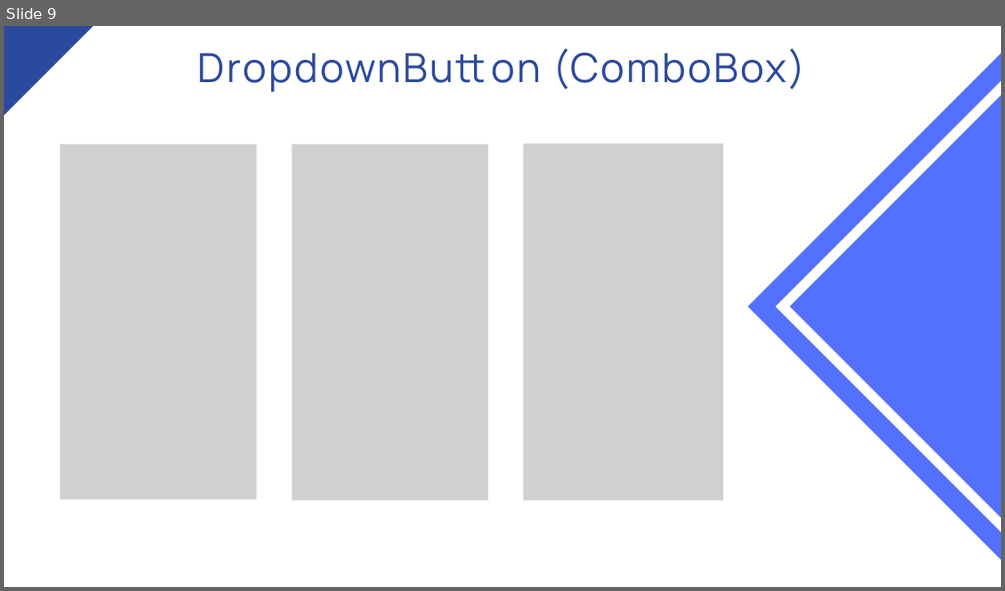
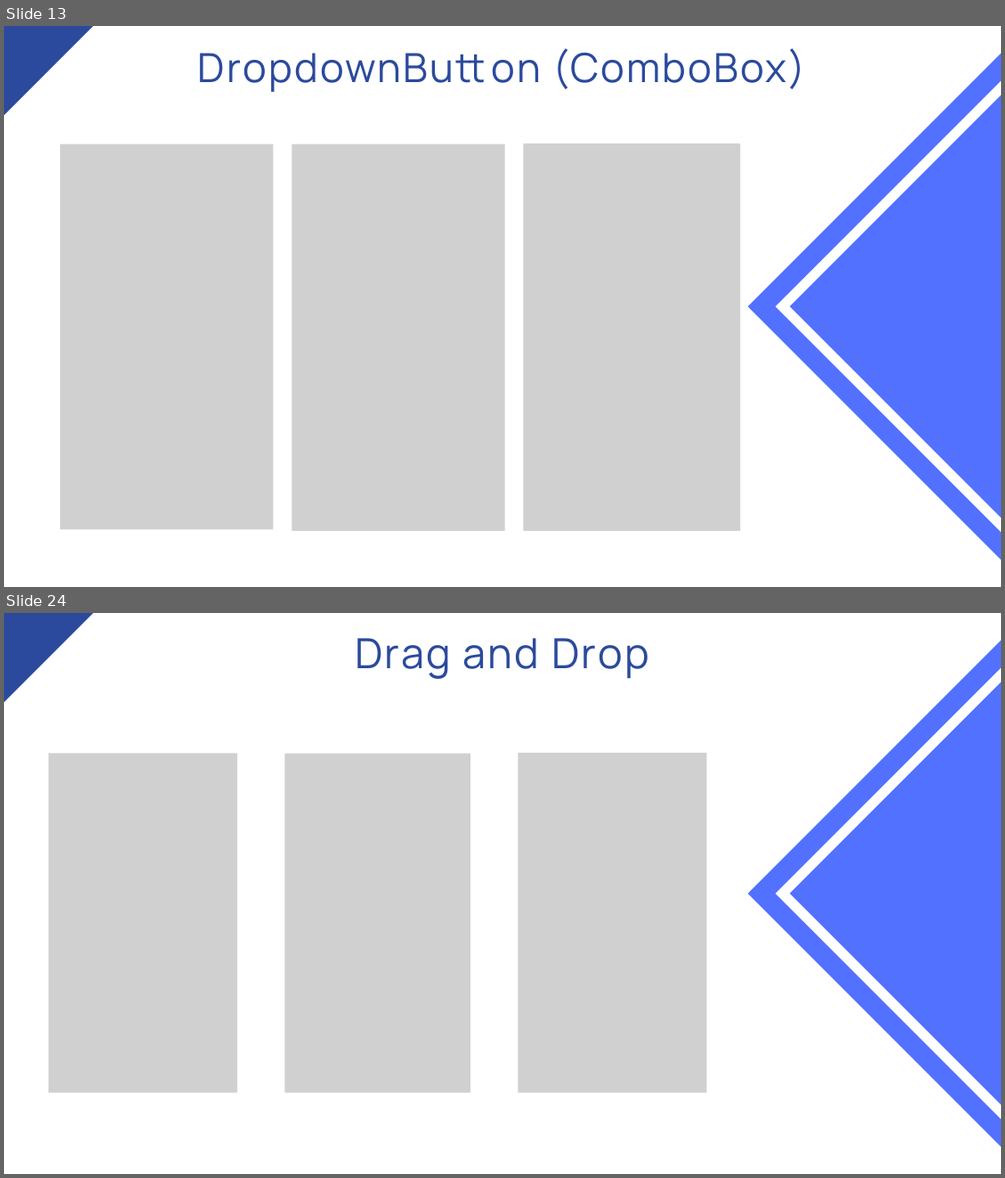
Before and after one commit to marcosdosea/TreinamentoFlutter, a slide deck: Aula14-Componentes de Formulários/Aula14-Componentes de Formulários.pptx. Shown one above the other, each under a label of ours: slide 9 before the commit, slides 13 and 24 after it; the slides between them are not shown. The pictures are 1005x591 and 1005x1178 pixels, drawn with LibreOffice and Linux fonts; fonts in the diff are those of the drawing; grey boxes stand for pictures. Boxes give left, top, right and bottom in pixels: in the first picture for what was removed or moved away, otherwise in the second. Text is boxed around its words. In the diff, an @@ line names an element or a change of style, - is before the commit and + after.

```diff
--- a/Aula14-Componentes de Formulários/Aula14-Componentes de Formulários.pptx
+++ b/Aula14-Componentes de Formulários/Aula14-Componentes de Formulários.pptx
@@ slide 24 added at <box>4,613,1001,1174</box>, background #FFFFFF @@
@@ freeform shape added at <box>4,613,93,702</box>, fill #2B4A9D @@
@@ text added at <box>355,638,649,679</box>, 60 pt, text #2B4A9D @@
+Drag and Drop
@@ freeform shape added at <box>748,640,1001,1146</box>, fill #5271FF @@
@@ freeform shape added at <box>776,667,1001,1119</box>, fill #FFFFFF @@
@@ picture added at <box>48,753,237,1093</box> @@
@@ picture added at <box>284,753,470,1093</box> @@
@@ picture added at <box>518,753,706,1093</box> @@
@@ what was slide 9 is now slide 13 @@
@@ slide 13 changed as well @@
@@ picture: place and size @@
-picture at <box>60,144,256,499</box>
+picture at <box>60,144,273,530</box>
@@ picture: place and size @@
-picture at <box>292,144,488,500</box>
+picture at <box>292,144,505,531</box>
@@ picture: place and size @@
-picture at <box>524,143,723,500</box>
+picture at <box>524,143,740,531</box>
```
Also in this commit, not shown: 6 other slides changed, 14 other slides added, 1 other file.
